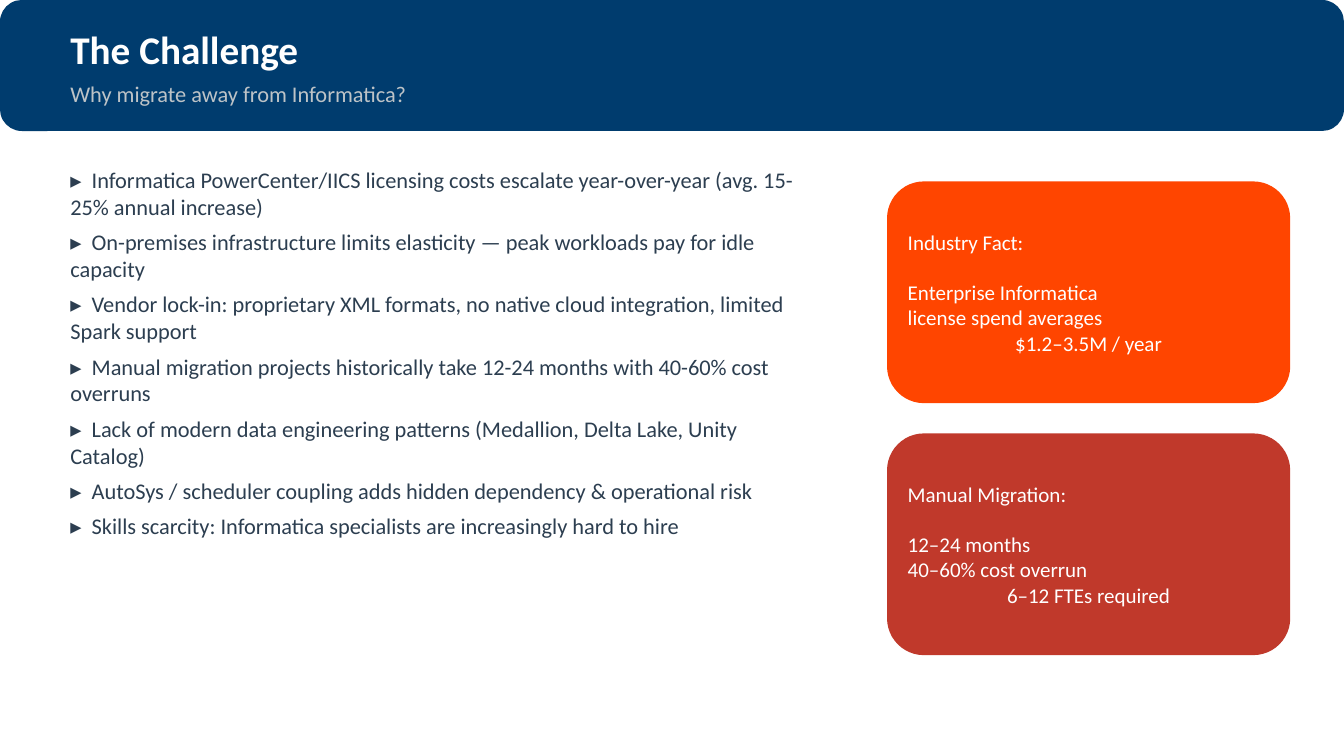
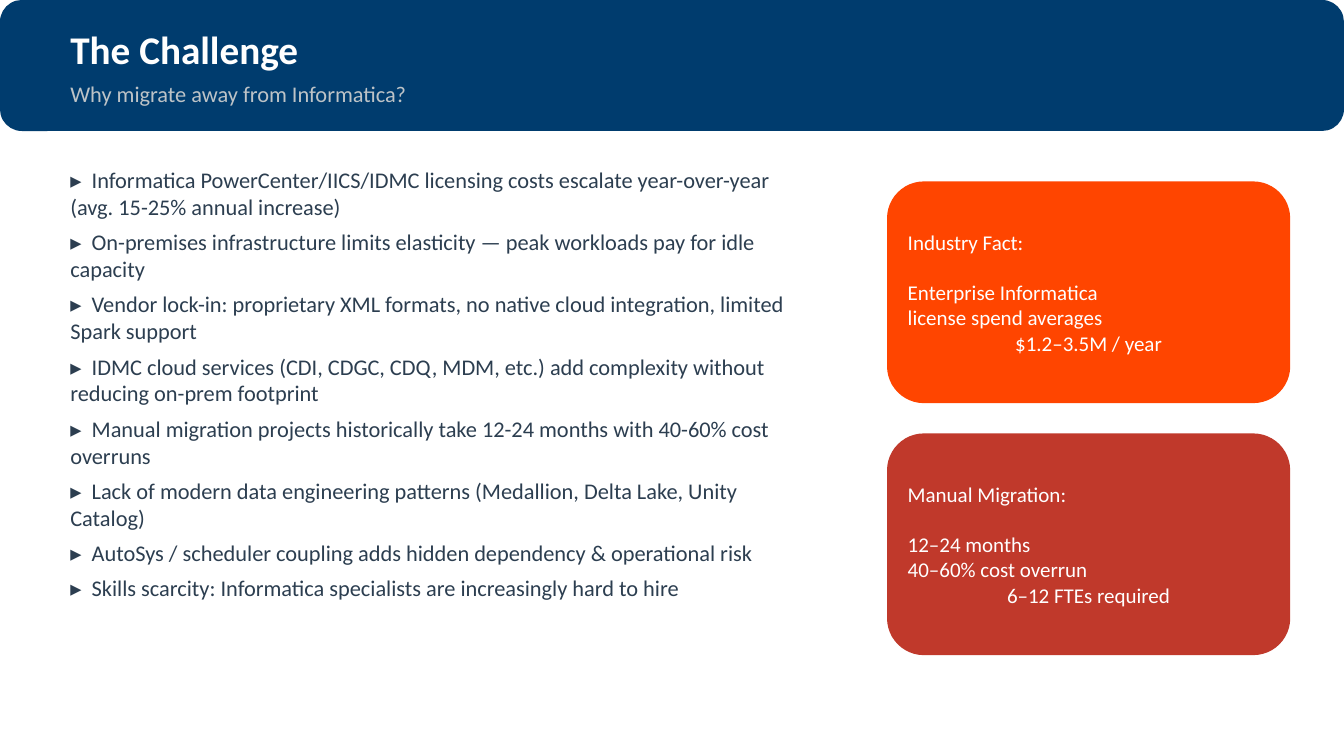
Before and after one commit to cyphou/InformaticaToFabric, a slide deck: slide 2 of output/Informatica_to_Fabric_Migration_Tool.pptx. Drawn at 1344x756 pixels with LibreOffice and Linux fonts; fonts in the diff are those of the drawing. Boxes give left, top, right and bottom in pixels: in the first picture for what was removed or moved away, otherwise in the second. Text is boxed around its words. In the diff, an @@ line names an element or a change of style, - is before the commit and + after.

Commit message:
docs: prominently feature IDMC (12 cloud services) across all documentation
- README: title, hero description, badge, Supported Sources table (new IDMC row),
  new IDMC box in What Gets Migrated section
- MIGRATION_PLAN: title, description, executive summary, component mapping table (IDMC row)
- GAP_ANALYSIS: IDMC badge, scope line updated
- ENTERPRISE_PLAYBOOK: executive summary mentions all 12 IDMC services
- USER_GUIDE: title, prerequisites (IDMC credentials)
- AGENTS: assessment agent Quick Reference, Role, Inputs, Outputs (IDMC)
- CONTRIBUTING: status line (multi-source: PowerCenter, IICS, IDMC)
- PPTX: title slide, problem slide (IDMC complexity), solution slide (IDMC in features)
- PPTX regenerated: 16 slides with IDMC throughout

```diff
--- a/output/Informatica_to_Fabric_Migration_Tool.pptx
+++ b/output/Informatica_to_Fabric_Migration_Tool.pptx
@@ text at [70,172,769,219]: text changed @@
-▸ Informatica PowerCenter/IICS licensing costs escalate year-over-year (avg. 15-25% annual increase)
+▸ Informatica PowerCenter/IICS/IDMC licensing costs escalate year-over-year (avg. 15-25% annual increase)
@@ text at [70,359,764,405]: paragraph added @@
+▸ IDMC cloud services (CDI, CDGC, CDQ, MDM, etc.) add complexity without reducing on-prem footprint
```
Also in this commit, not shown: 2 other slides changed, 26 other files.
